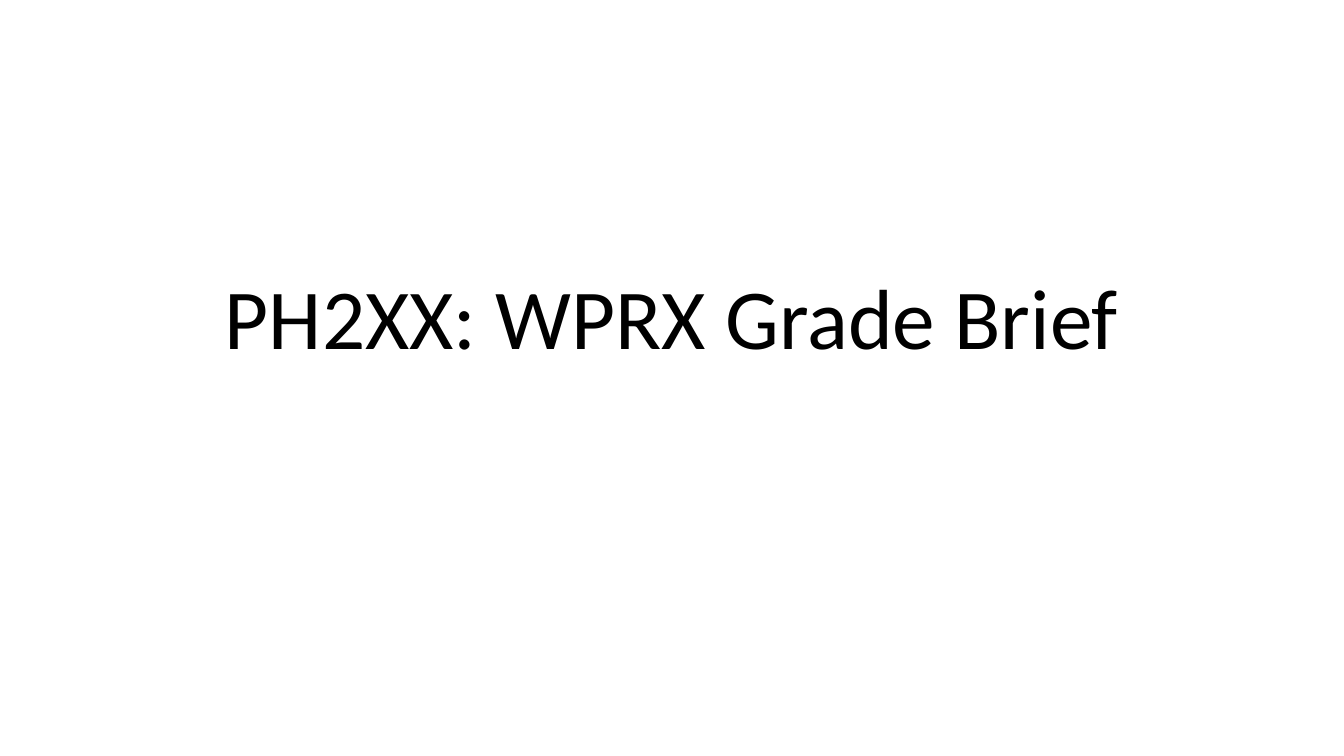
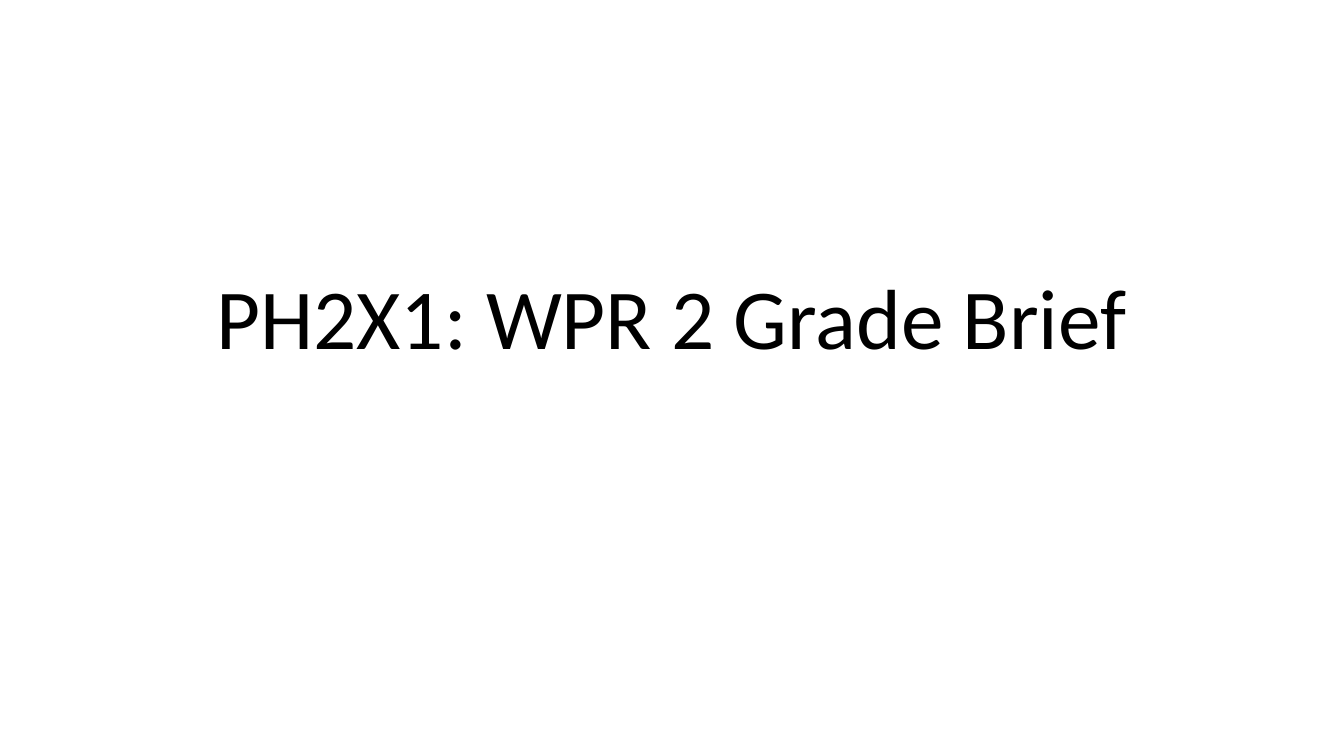
Before and after one commit to kfilip10/grade-analysis-tool-win, a slide deck: slide 1 of shiny/test.pptx. Drawn at 1344x756 pixels with LibreOffice and Linux fonts; fonts in the diff are those of the drawing. Boxes give left, top, right and bottom in pixels: in the first picture for what was removed or moved away, otherwise in the second. Text is boxed around its words. In the diff, an @@ line names an element or a change of style, - is before the commit and + after.

Commit message:
Updated electron launch,  integrated Gradescope, and updated OML

```diff
--- a/shiny/test.pptx
+++ b/shiny/test.pptx
@@ title at box(216, 289, 1126, 350): text changed @@
-PH2XX: WPRX Grade Brief
+PH2X1: WPR 2 Grade Brief
```
Also in this commit, not shown: 6 other slides changed, 11 slides removed, 22 other files.
